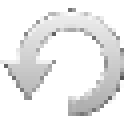
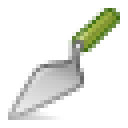
Layered file, before and after one edit (128px x 128px). Changes by layer:
added layer "projects" above "status-refresh" over [8, 8, 120, 120]
hid "status-refresh" over [0, 8, 124, 116]
